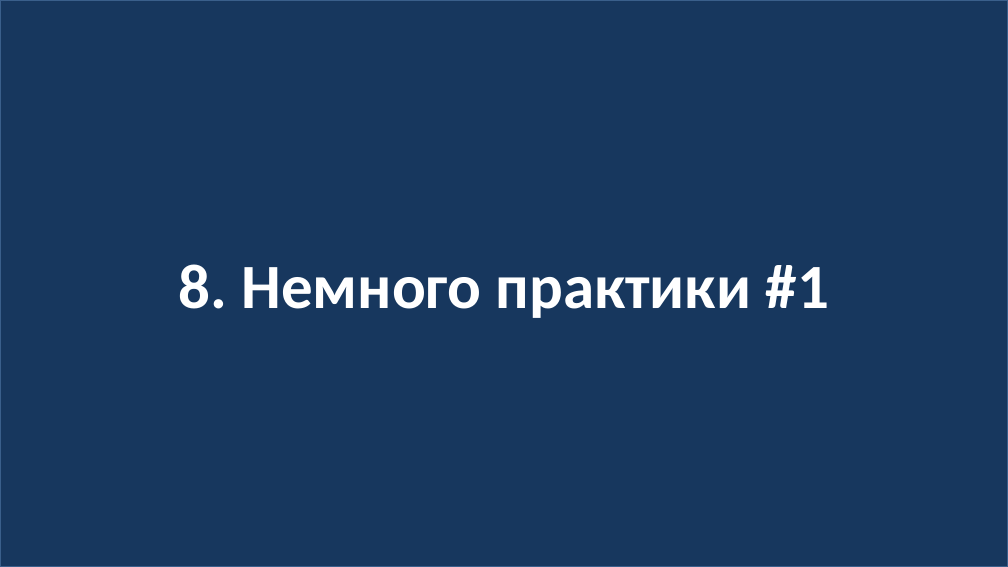
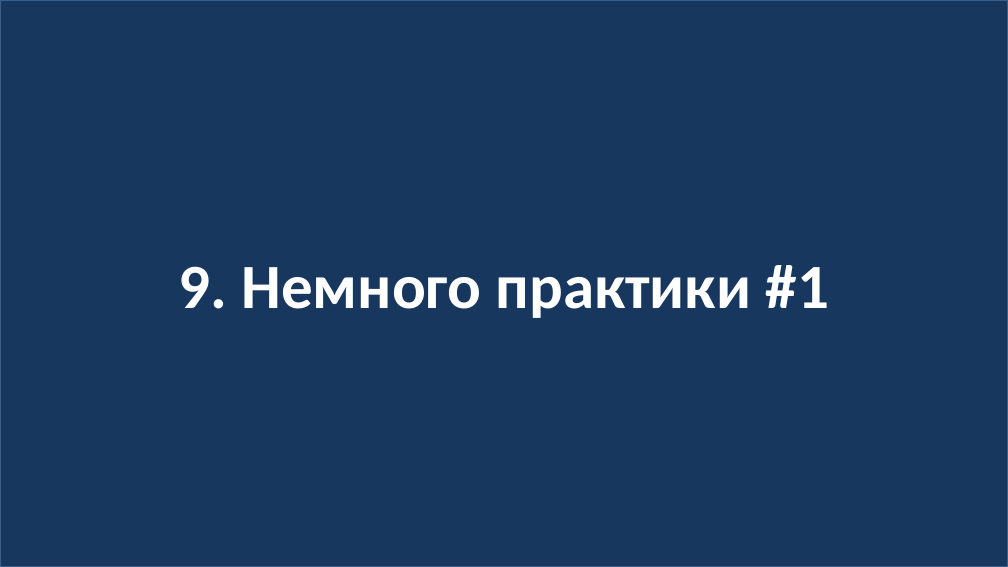
Before and after one commit to web33-ortdnipro/lesson17, a slide deck: slide 22 of lesson17.pptx (slide 20 before the commit). Drawn at 1008x567 pixels with LibreOffice and Linux fonts; fonts in the diff are those of the drawing. Boxes give left, top, right and bottom in pixels: in the first picture for what was removed or moved away, otherwise in the second. Text is boxed around its words. In the diff, an @@ line names an element or a change of style, - is before the commit and + after.

```diff
--- a/lesson17.pptx
+++ b/lesson17.pptx
@@ text in rectangle at box(179, 265, 829, 318): text changed @@
-8. Немного практики #1
+9. Немного практики #1
```
Also in this commit, not shown: 1 other slide changed, 2 slides added, 2 other files.
